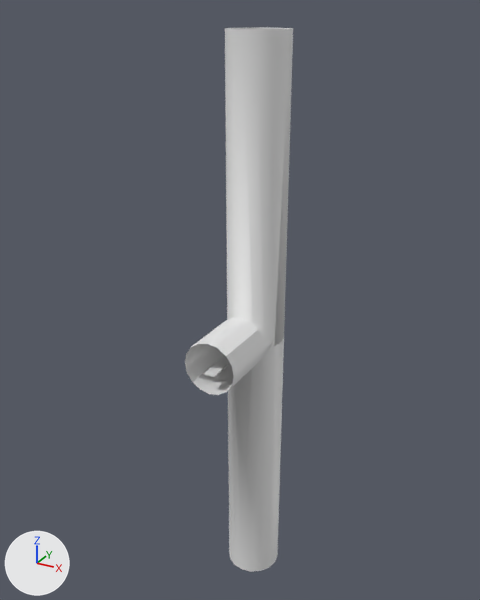
The Blender file VILE/Assets/Models/room_tunnel_deadend.blend as it was, and as the next commit left it.
The view is the same before and after, from a camera (50 mm lens) standing at (45.7, -88.5, 50.1) and looking at (-1.7, -2.3, 7.0). The axes (+X, +Y, +Z) are drawn at lower left. The lights are the same throughout. Materials are left out; every surface is plain grey.

The first picture shows 'Cylinder', 'Platform', 'Tunnel'.
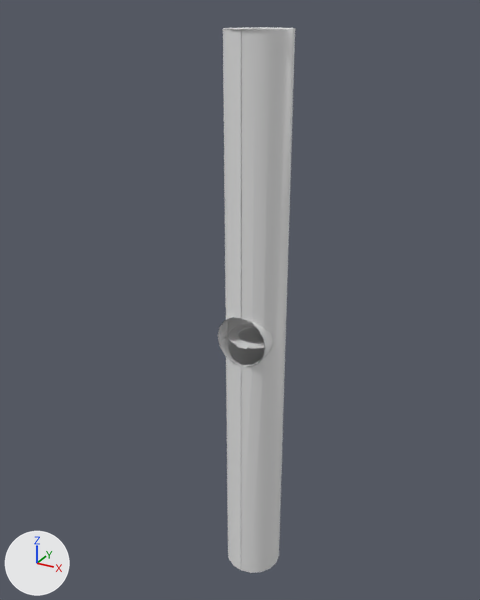
Where the change shows, as pixel boxes (x1, y1, x2, y2) in the pictures (480 x 600 px):
'Cylinder', reshaped: before (225, 27, 293, 572); after (218, 27, 295, 573)
'Tunnel', deleted: before (185, 318, 265, 395)
'Platform', deleted: before (203, 355, 230, 377)
part 1 of me_cylinder, added: after (218, 27, 295, 573)

The edits, one by one:
me_cylinder is used by ob_cylinder; location (0.0, 0.0, 0.0).
me_cylinder had 187 vertices, 117 faces and spanned x 0.0..4.8, y -5.0..4.8, z -47.5..47.5.
me_cylinder now has 341 vertices, 193 faces and spans x -0.3..5.0, y -5.3..5.3, z -47.5..47.5.
Part 1, on me_cylinder:
144 vertices are added at x -0.3..5.0, y -5.3..5.3, z -47.5..47.5.
5 new vertices lie (0.0, 0.0, 47.5) away from vertices in x 0.1..5.0, y 0.0..5.0, z -47.5.
5 new vertices lie (0.0, 0.0, 47.5) away from vertices in x 0.1..5.0, y 0.0..5.0, z 0.0.
11 new faces join them.
65 new faces join them, smooth.
Object 'Tunnel' (ob_tunnel) is deleted.
Object 'Platform' (ob_platform) is deleted.
